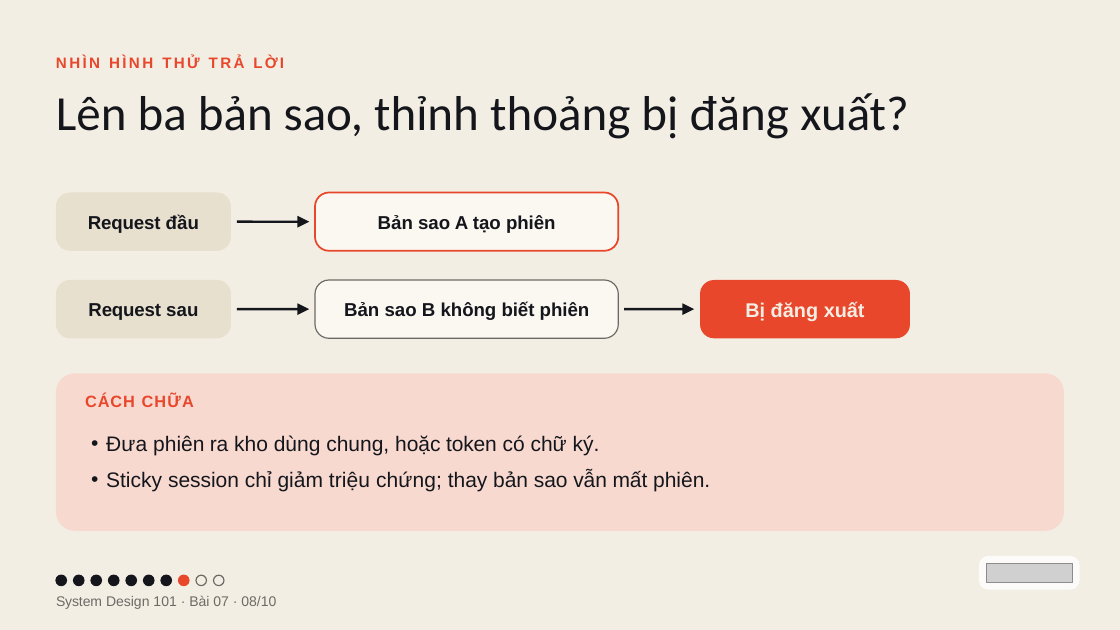
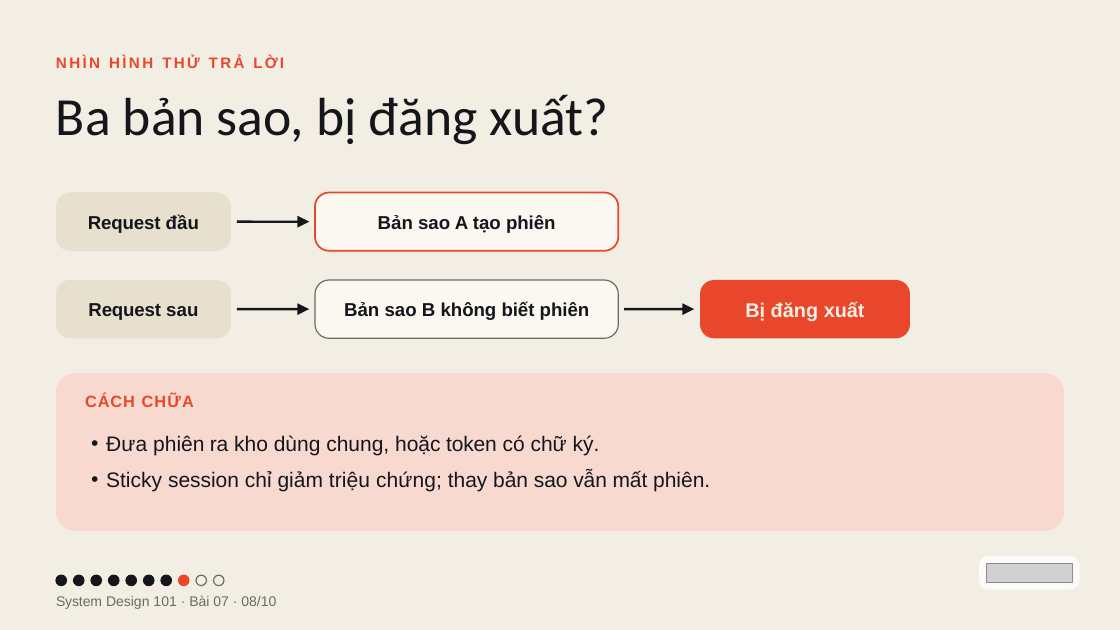
Before and after one commit to vohoailinh90/tool-marketing-studio, a slide deck: slide 8 of system-design-101/vi/lessons/sd-13-007/slides/sd-13-007.pptx. Drawn at 1120x630 pixels with LibreOffice and Linux fonts; fonts in the diff are those of the drawing; grey boxes stand for pictures. Boxes give left, top, right and bottom in pixels: in the first picture for what was removed or moved away, otherwise in the second. Text is boxed around its words. In the diff, an @@ line names an element or a change of style, - is before the commit and + after.

```diff
--- a/system-design-101/vi/lessons/sd-13-007/slides/sd-13-007.pptx
+++ b/system-design-101/vi/lessons/sd-13-007/slides/sd-13-007.pptx
@@ text at box(56, 94, 609, 145): text changed; size 63 to 69 pt @@
-Lên ba bản sao, thỉnh thoảng bị đăng xuất?
+Ba bản sao, bị đăng xuất?
```
Also in this commit, not shown: 2 other slides changed, 4 other files.
